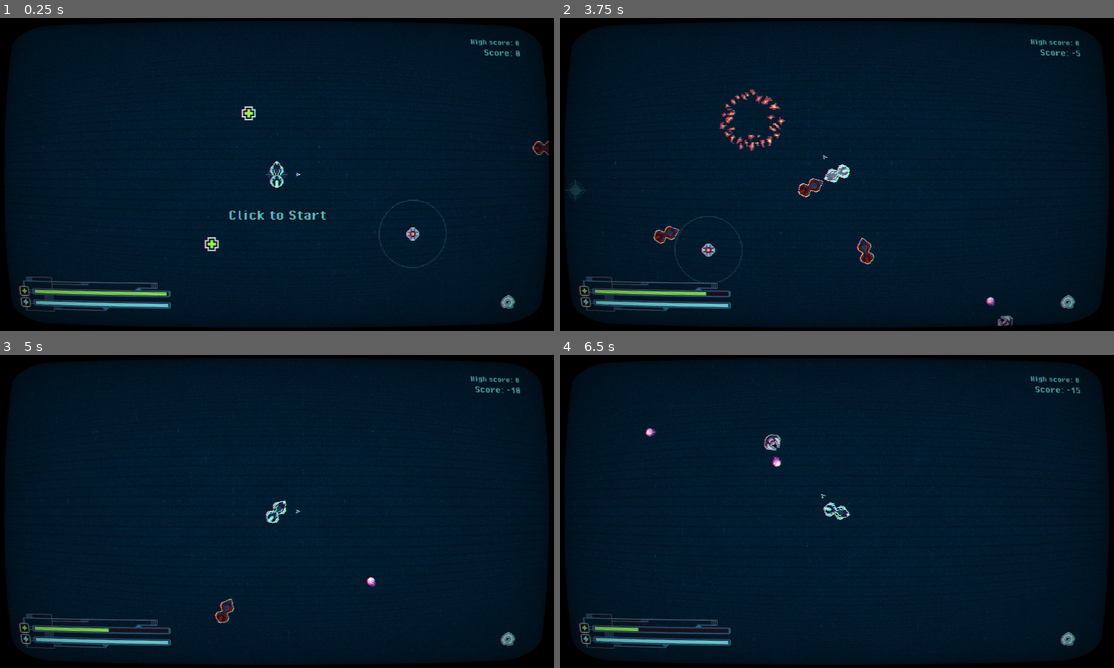
Above: before the commit, frames 1-4 (two rows, left to right).
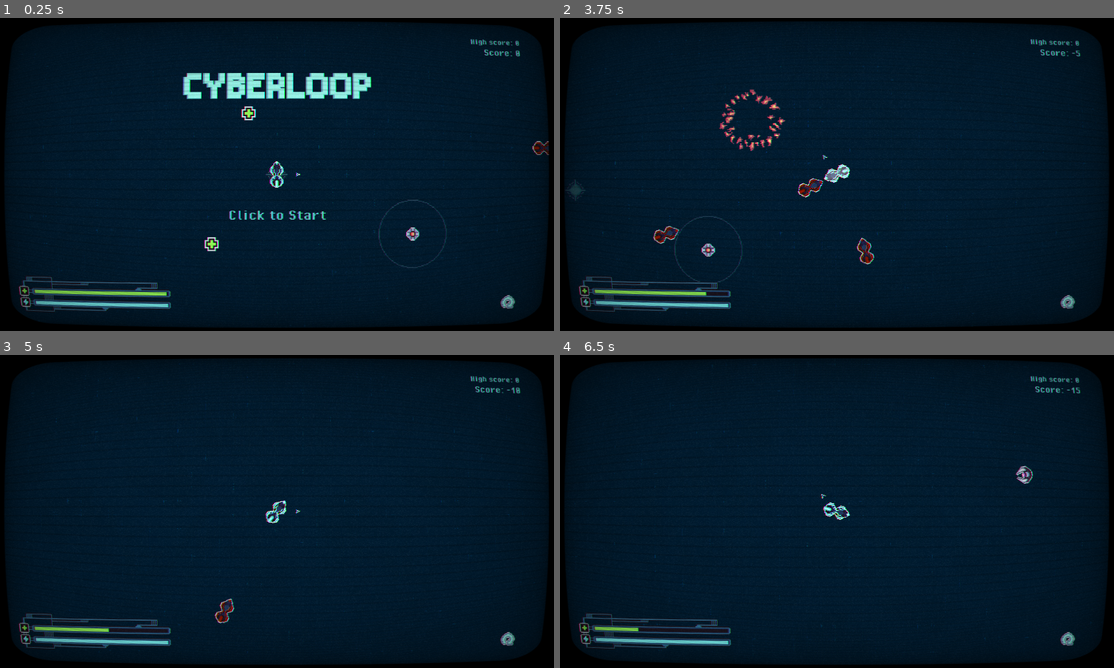
Above: after the commit, the same moments.

Repository: 20akshay00/cyberloop
Game: Godot game, scene res://scenes/world.tscn
Same seed, same stepped clock (60 frames per second), same inputs: the game is played once before the commit and once after it.
Inputs (mouse positions are in pixels of both pictures, inside the frame that each line leads up to):
- Up to frame 1 (0.25 s): no input
- Up to frame 2 (3.75 s): click (1075, 305) at 0.5 s; click (1075, 305) at 1.25 s; click (1075, 305) at 2 s; tap Enter at 2.75 s; move the mouse to (958, 158) at 2.77 s; click (958, 158) at 2.85 s; move the mouse to (726, 190) at 3.52 s; click (726, 190) at 3.6 s
- Up to frame 3 (5 s): move the mouse to (332, 442) at 4.27 s; click (332, 442) at 4.35 s
- Up to frame 4 (6.5 s): move the mouse to (809, 574) at 5.02 s; click (809, 574) at 5.1 s; move the mouse to (1003, 558) at 5.77 s; click (1003, 558) at 5.85 s

The runs differ from the first frame. In frame 1, 2.1% of the frame differs, in the area x 32-68%, y 17-26%; in frame 2, 0.1%; in frame 3, less than 0.1%; in frame 4, 0.3%.

Commit message:
add remaining sfx

Diff:
--- a/scenes/health_pickup.gd
+++ b/scenes/health_pickup.gd
@@ -9,6 +9,7 @@
 func _on_body_entered(body: Node2D) -> void:
 	if body is Player:
 		body.add_health(health)
+		AudioManager.play_effect(AudioManager.pick_up_sfx)
 		if tween: tween.kill()
 		tween = get_tree().create_tween()
 		tween.tween_property(self, "modulate:a", 0., 0.1)
--- a/scenes/world.tscn
+++ b/scenes/world.tscn
@@ -14,6 +14,7 @@
 [ext_resource type="Texture2D" uid="uid://douaksfsgn5wr" path="res://assets/art/health_stamina_bar_frame_v1.png" id="7_i7141"]
 [ext_resource type="PackedScene" uid="uid://0287u7bkbm56" path="res://scenes/proximity_mine.tscn" id="8_7r4gi"]
 [ext_resource type="FontFile" uid="uid://cmmi1q3juj7cv" path="res://assets/fonts/PixelOperator-Bold.ttf" id="8_lakw3"]
+[ext_resource type="Texture2D" uid="uid://b7agburjl2awr" path="res://assets/art/cyberlooop_title_v1.png" id="9_dss4m"]
 [ext_resource type="PackedScene" uid="uid://bj2wc68ug3gbv" path="res://scenes/health_pickup.tscn" id="12_q5onr"]
 
 [sub_resource type="NavigationPolygon" id="NavigationPolygon_o8fc1"]
@@ -128,6 +129,20 @@
 layout_mode = 2
 theme_override_constants/separation = 40
 
+[node name="Title" type="TextureRect" parent="UI"]
+anchors_preset = 5
+anchor_left = 0.5
+anchor_right = 0.5
+offset_left = -245.0
+offset_top = 200.0
+offset_right = 246.0
+offset_bottom = 268.0
+grow_horizontal = 2
+scale = Vector2(1.3, 1.3)
+pivot_offset = Vector2(245, 34)
+texture = ExtResource("9_dss4m")
+stretch_mode = 5
+
 [node name="Parallax2D" type="Parallax2D" parent="."]
 repeat_size = Vector2(960, 960)
 repeat_times = 3
@@ -181,7 +196,7 @@
 position = Vector2(654, 684)
 
 [node name="Droid" parent="." instance=ExtResource("5_71j4m")]
-position = Vector2(1514, 471)
+position = Vector2(2387, 582)
 
 [node name="Droid2" parent="." instance=ExtResource("5_71j4m")]
 position = Vector2(3827, 2548)
@@ -189,6 +204,7 @@
 [node name="NavigationRegion2D" type="NavigationRegion2D" parent="."]
 position = Vector2(-57, -507)
 navigation_polygon = SubResource("NavigationPolygon_o8fc1")
+metadata/_edit_lock_ = true
 
 [node name="RunTimer" type="Timer" parent="."]
 wait_time = 30.0
--- a/scripts/audio_manager.gd
+++ b/scripts/audio_manager.gd
@@ -4,6 +4,7 @@
 var fall_sfx := load("res://assets/sfx/Spiral long.mp3")
 var loop_invalid_sfx := load("res://assets/sfx/Cannot Form Loop.mp3")
 var enemy_shoot_sfx := load("res://assets/sfx/Enemy shooting.mp3")
+var pick_up_sfx := load("res://assets/sfx/Object Pick up.mp3")
 
 func _play_music(music: AudioStream, volume = -7):
 	if stream == music:
--- a/scripts/enemy.gd
+++ b/scripts/enemy.gd
@@ -67,11 +67,12 @@
 	die()
 
 func _on_hit_area_body_entered(body: Node2D) -> void:
-	if body is Player:
+	if body is Player and _is_active:
 		body.hit(1)
 		_is_active = false
 		$DeathSound.play()
 		$Sprite.hide()
+
 		var death_anim = $DeathAnimation
 		death_anim.reparent(get_parent())
 		death_anim.animation_finished.connect(func(): death_anim.queue_free())
--- a/scripts/ui.gd
+++ b/scripts/ui.gd
@@ -6,6 +6,7 @@
 
 var tween: Tween = null
 var start_tween: Tween = null
+var title_tween: Tween = null
 
 func _ready() -> void:
 	EventManager.player_health_changed.connect(_on_player_health_changed)
@@ -15,6 +16,12 @@
 	start_tween.set_loops()
 	start_tween.tween_property($ClickToStart, "modulate:a", 0.2, 1.)
 	start_tween.tween_property($ClickToStart, "modulate:a", 1, 1.)
+
+	if title_tween: title_tween.kill()
+	title_tween = get_tree().create_tween()
+	title_tween.set_loops()
+	title_tween.tween_property($Title, "scale", Vector2(1.4, 1.4), 1.)
+	title_tween.tween_property($Title, "scale", Vector2(1.3, 1.3), 1.)
 
 func _process(delta: float) -> void:
 	power_bar.value = player.power
@@ -33,6 +40,10 @@
 	start_tween = get_tree().create_tween()
 	start_tween.tween_property($ClickToStart, "modulate:a", 0., 0.2)
 
+	if title_tween: title_tween.kill()
+	title_tween = get_tree().create_tween()
+	title_tween.tween_property($Title, "modulate:a", 0., 0.2)
+
 func _on_retry_button_pressed() -> void:
 	TransitionManager.reload_scene()
 
Binary file added: assets/art/cyberlooop_title_v1.png
Not shown, added: assets/art/cyberlooop_title_v1.png.import
Not shown, added: assets/sfx/Object Pick up.mp3.import
Not shown: 1 places in scenes/world.tscn that only renumber resources
Not shown, added: assets/sfx/Object Pick up.mp3
